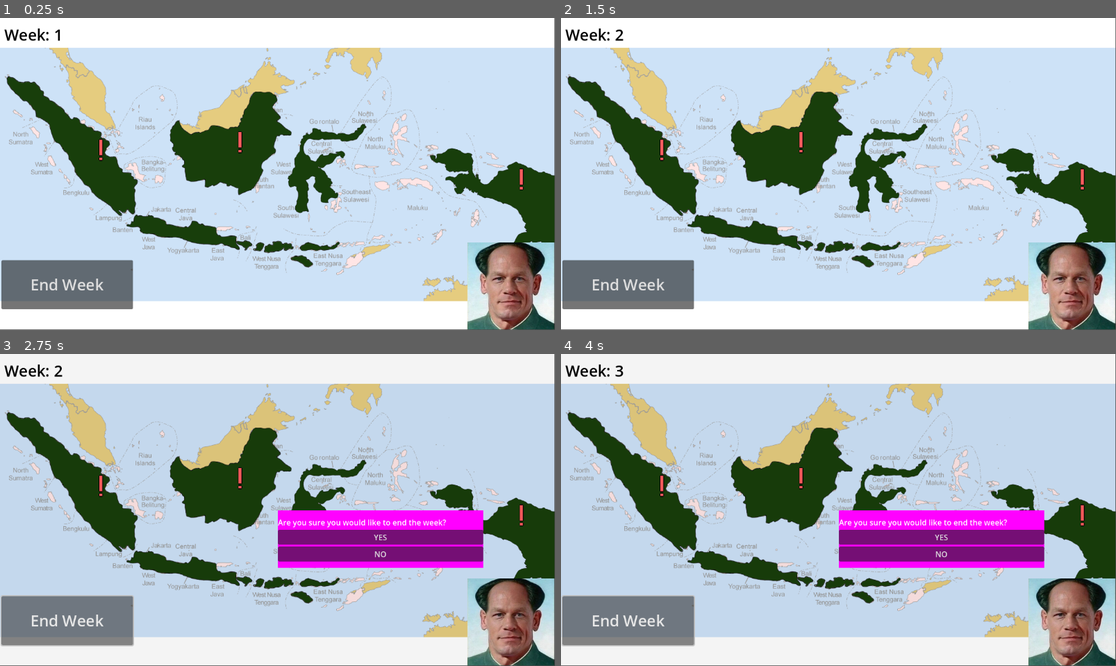
Above: before the commit, frames 1-4 (two rows, left to right).
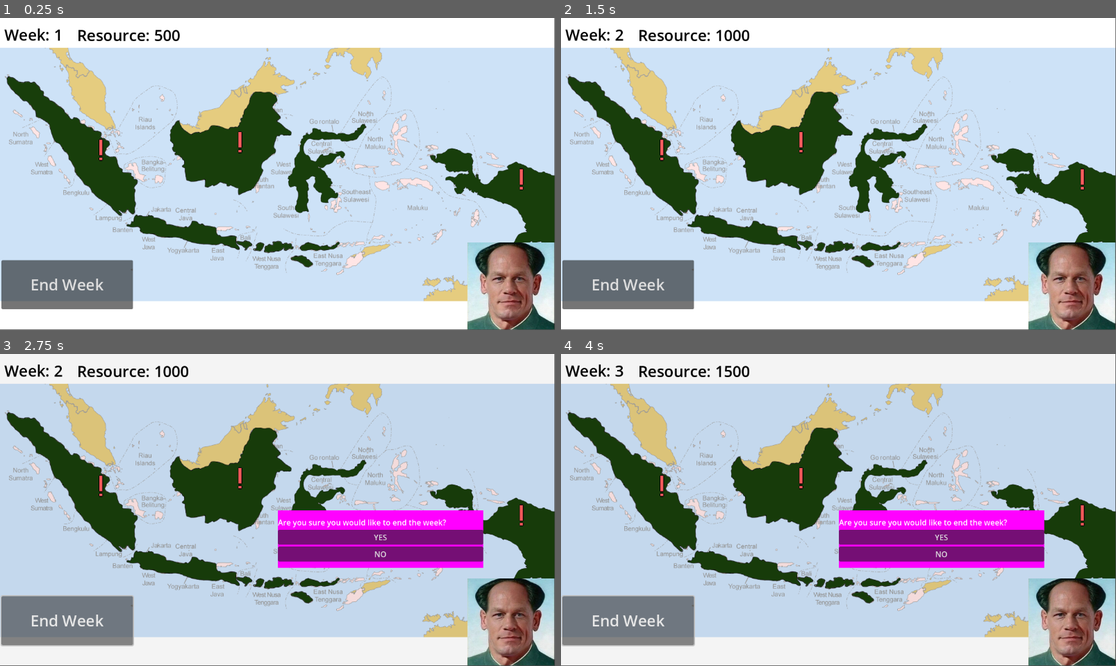
Above: after the commit, the same moments.

Repository: SSSalvan/O.M.G.A.M.M.A
Game: Godot game, scene res://scenes/main_gameplay.tscn
Same seed, same stepped clock (60 frames per second), same inputs: the game is played once before the commit and once after it. This scene is started directly instead of the project's main scene.
Inputs:
- Up to frame 1 (0.25 s): no input
- Up to frame 2 (1.5 s): click "End Week" at 0.5 s; click "YES" at 1.25 s
- Up to frame 3 (2.75 s): click "End Week" at 2 s
- Up to frame 4 (4 s): click "YES" at 2.75 s; click "End Week" at 3.5 s

The runs differ from the first frame. In frame 1, 0.3% of the frame differs, in the area x 14-33%, y 3-8%; in frame 2, 0.3%, in the area x 14-34%, y 3-8%; in frame 3, 0.3%; in frame 4, 0.3%.

Commit message:
Resource label added

Diff:
--- a/calamity-control/scenes/main_gameplay.tscn
+++ b/calamity-control/scenes/main_gameplay.tscn
@@ -104,6 +104,15 @@
 theme_override_font_sizes/font_size = 32
 text = "Week: x"
 
+[node name="Resource Counter" type="Label" parent="GameManager"]
+offset_left = -416.0
+offset_top = -311.0
+offset_right = -296.0
+offset_bottom = -266.0
+theme_override_colors/font_color = Color(0, 0, 0, 1)
+theme_override_font_sizes/font_size = 32
+text = "Resource: x"
+
 [node name="User Interface" type="Control" parent="GameManager"]
 layout_mode = 3
 anchors_preset = 0
--- a/calamity-control/scripts/game_manager.gd
+++ b/calamity-control/scripts/game_manager.gd
@@ -1,8 +1,10 @@
 extends Node
 
 @onready var week_counter: Label = $"Week Counter"
+@onready var resource_counter: Label = $"Resource Counter"
 
 var week: int = 1
+var resource: int = 500
 
 func _on_end_week_pressed() -> void:
 
@@ -17,6 +19,7 @@
 	if control_node and control_node.has_signal("confirmed"):
 		print("Signal found!")  # Debugging
 		control_node.confirmed.connect(self.next_week)
+		control_node.confirmed.connect(self.weekly_income_resource)
 	else:
 		print("ERROR: Signal 'confirmed' not found!")  # Debugging
 
@@ -24,11 +27,20 @@
 
 func _ready():
 	update_week_label()
+	update_resource_label()
 
 func next_week():
 	week += 1
 	update_week_label()
 
+func weekly_income_resource():
+	resource += 500
+	update_resource_label()
+
 func update_week_label():
 	week_counter.text = "Week: " + str (week)
 	print("Week Updated, Bisma Gemoy, Week: ", week)
+
+func update_resource_label():
+	resource_counter.text = "Resource: " + str (resource)
+	print("Resource Updated, Alvan Nigga, Current Resource: ", resource)
Not shown: 1 places in calamity-control/scenes/week_end_confirmation.tscn that only renumber resources
